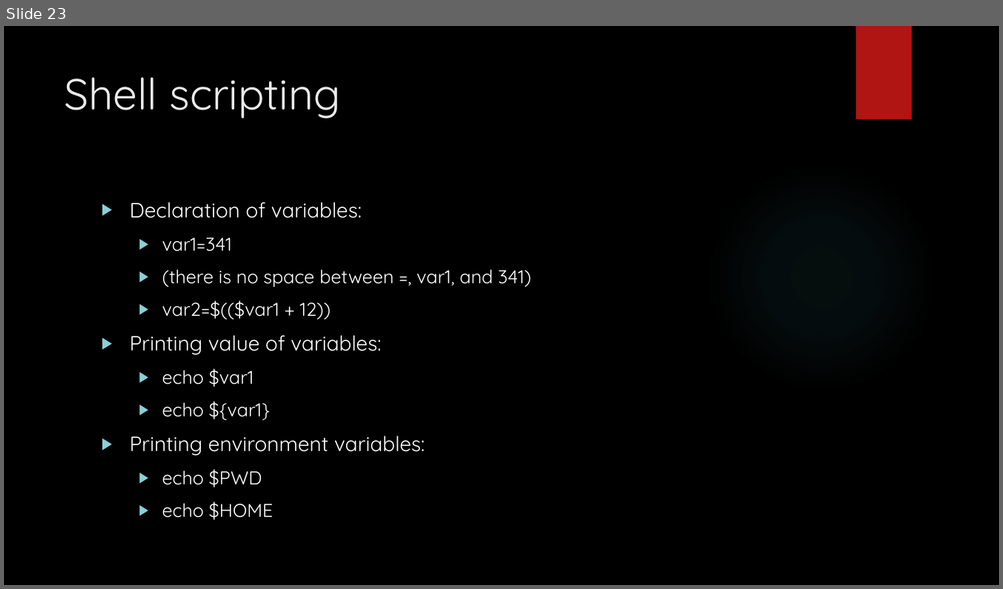
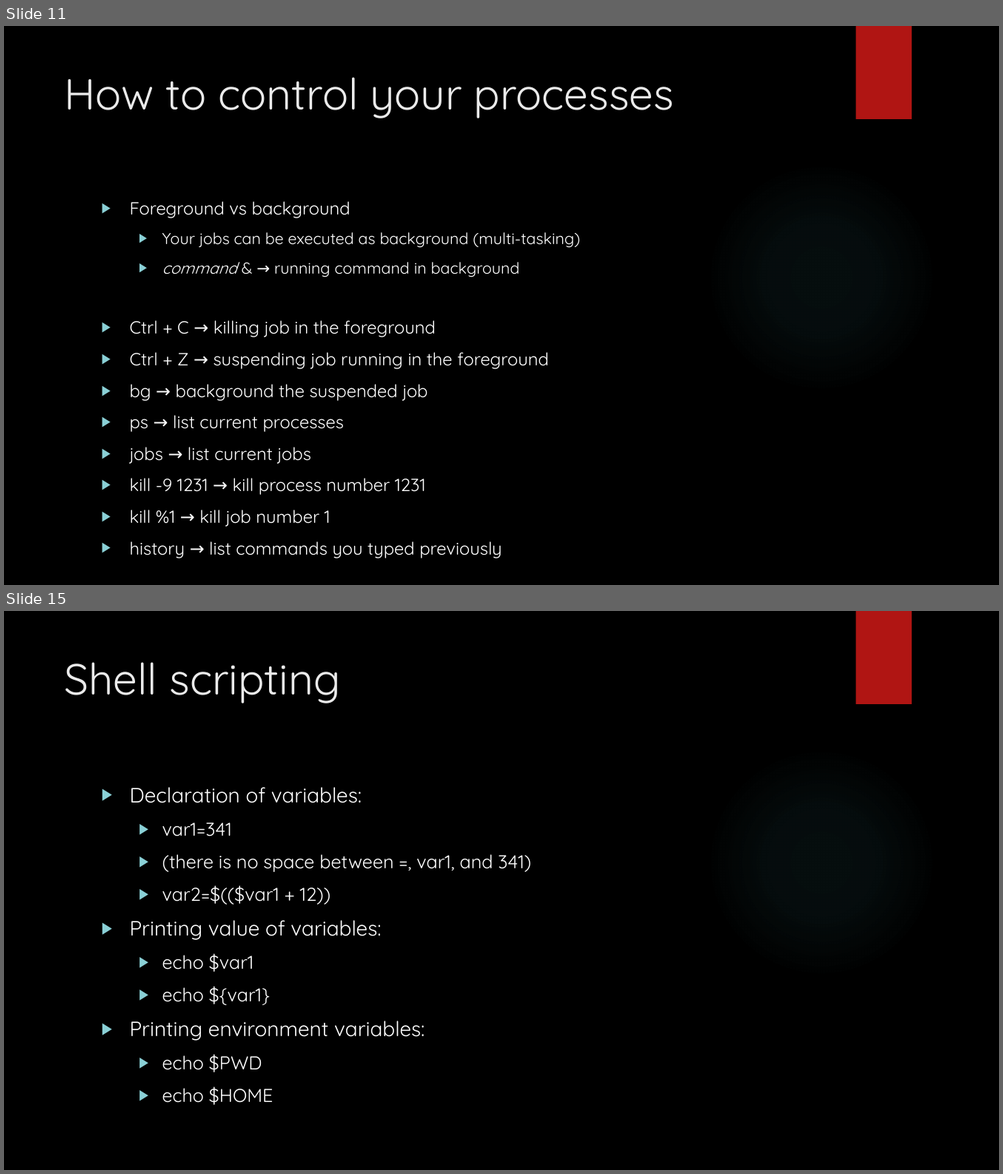
Before and after one commit to sysmedicine/KCLModule2_2021, a slide deck: Slides/IntroToLinux_Day2.pptx. Shown one above the other, each under a label of ours: slide 23 before the commit, slides 11 and 15 after it; the slides between them are not shown. The pictures are 1003x589 and 1003x1174 pixels, drawn with LibreOffice and Linux fonts; fonts in the diff are those of the drawing; background and template pictures are left out. Boxes give left, top, right and bottom in pixels: in the first picture for what was removed or moved away, otherwise in the second. Text is boxed around its words. In the diff, an @@ line names an element or a change of style, - is before the commit and + after.

```diff
--- a/Slides/IntroToLinux_Day2.pptx
+++ b/Slides/IntroToLinux_Day2.pptx
@@ slide 11 added at bbox=[4, 26, 999, 585], background picture (left out); not listed: 2 template elements that a slide beside it also shows @@
@@ title added at bbox=[64, 77, 674, 118], 42 pt, text #EBEBEB @@
+How to control your processes
@@ text added at bbox=[130, 201, 580, 527], 17 pt, text #FFFFFF @@
+▶ Foreground vs background
+  ▶ Your jobs can be executed as background (multi-tasking)
+  ▶ command & → running command in background
+▶ Ctrl + C → killing job in the foreground
+▶ Ctrl + Z → suspending job running in the foreground
+▶ bg → background the suspended job
+▶ ps → list current processes
+▶ jobs → list current jobs
+▶ kill -9 1231 → kill process number 1231
+▶ kill %1 → kill job number 1
+▶ history → list commands you typed previously
@@ what was slide 23 is now slide 15 @@
```
Also in this commit, not shown: 4 slides changed, 10 other slides added, 19 slides removed, 1 other file.
